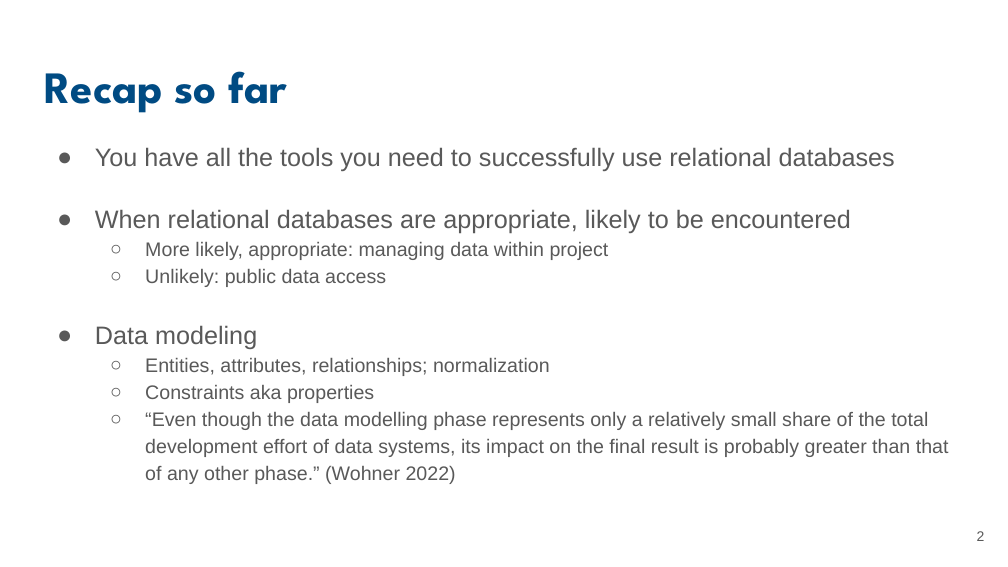
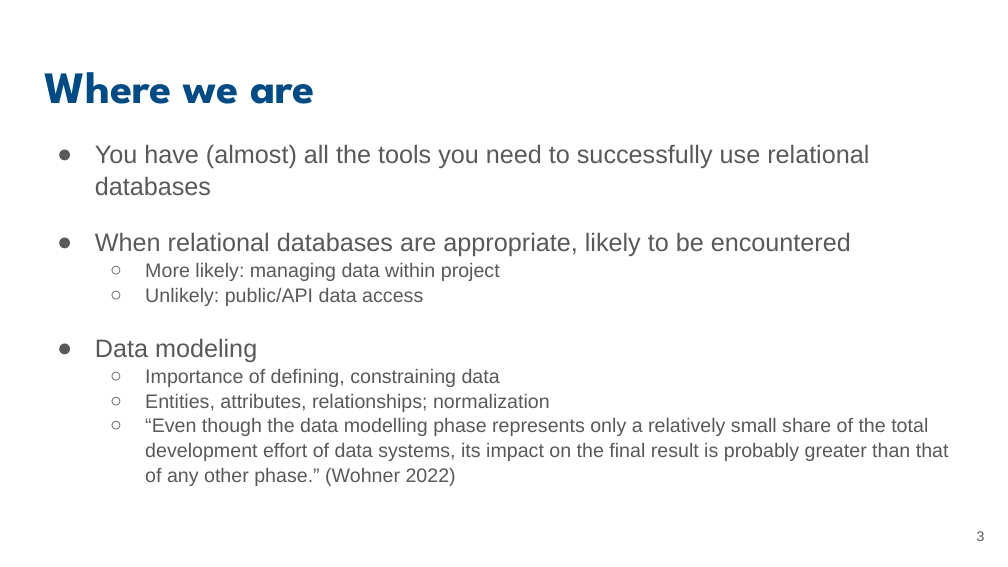
Before and after one commit to UCSB-Library-Research-Data-Services/bren-eds213, a slide deck: slide 3 of modules/week05/slides-05-advanced.pptx (slide 2 before the commit). Drawn at 1008x567 pixels with LibreOffice and Linux fonts; fonts in the diff are those of the drawing. Boxes give left, top, right and bottom in pixels: in the first picture for what was removed or moved away, otherwise in the second. Text is boxed around its words. In the diff, an @@ line names an element or a change of style, - is before the commit and + after.

Commit message:
Update slide deck #2

```diff
--- a/modules/week05/slides-05-advanced.pptx
+++ b/modules/week05/slides-05-advanced.pptx
@@ title at (44,72,316,104): text changed @@
-Recap so far
+Where we are
@@ text at (95,144,869,195): text changed @@
-● You have all the tools you need to successfully use relational databases
+● You have (almost) all the tools you need to successfully use relational databases
@@ text at (95,232,949,486): line spacing 1.15 to 1.05 @@
@@ text at (145,263,500,306): text changed @@
-  ○ More likely, appropriate: managing data within project
-  ○ Unlikely: public data access
+  ○ More likely: managing data within project
+  ○ Unlikely: public/API data access
@@ text at (145,369,500,387): paragraph added @@
+  ○ Importance of defining, constraining data
@@ text at (145,385,374,403): paragraph removed @@
-  ○ Constraints aka properties
```
Also in this commit, not shown: 6 other slides changed, 3 slides added.
